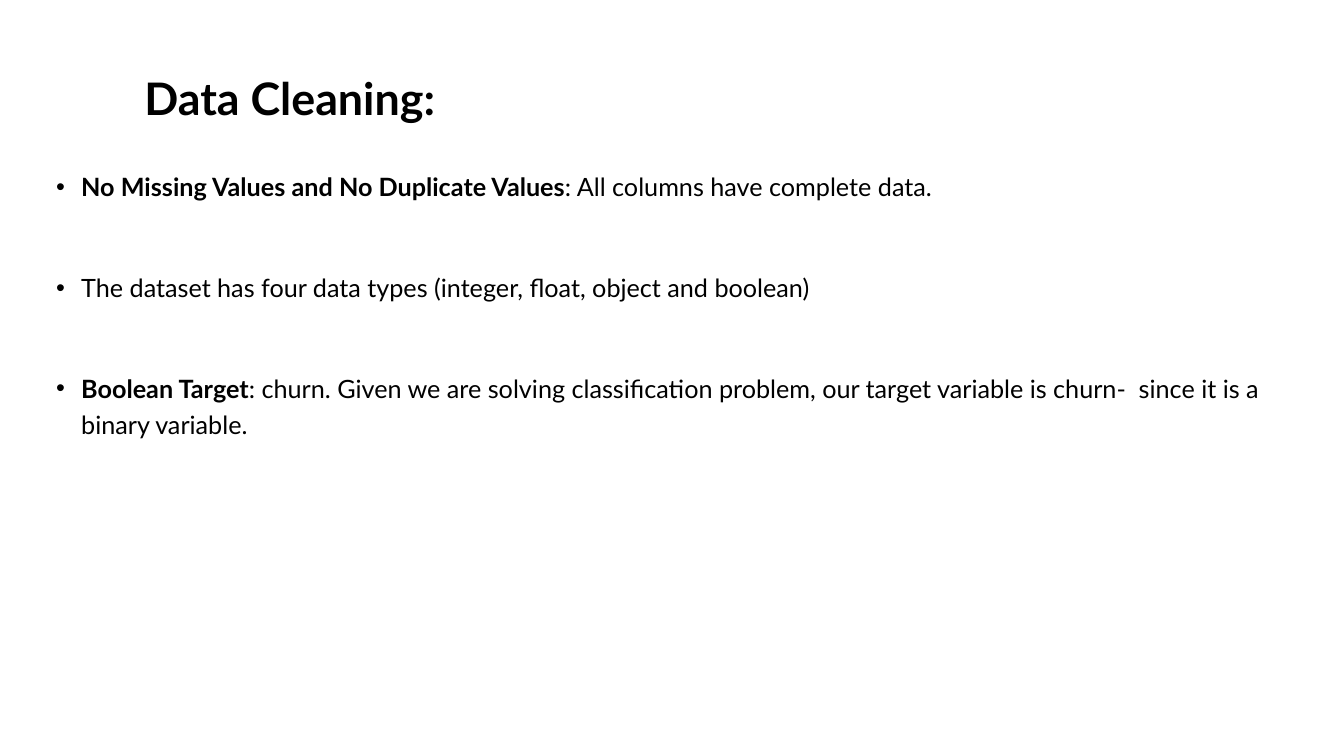
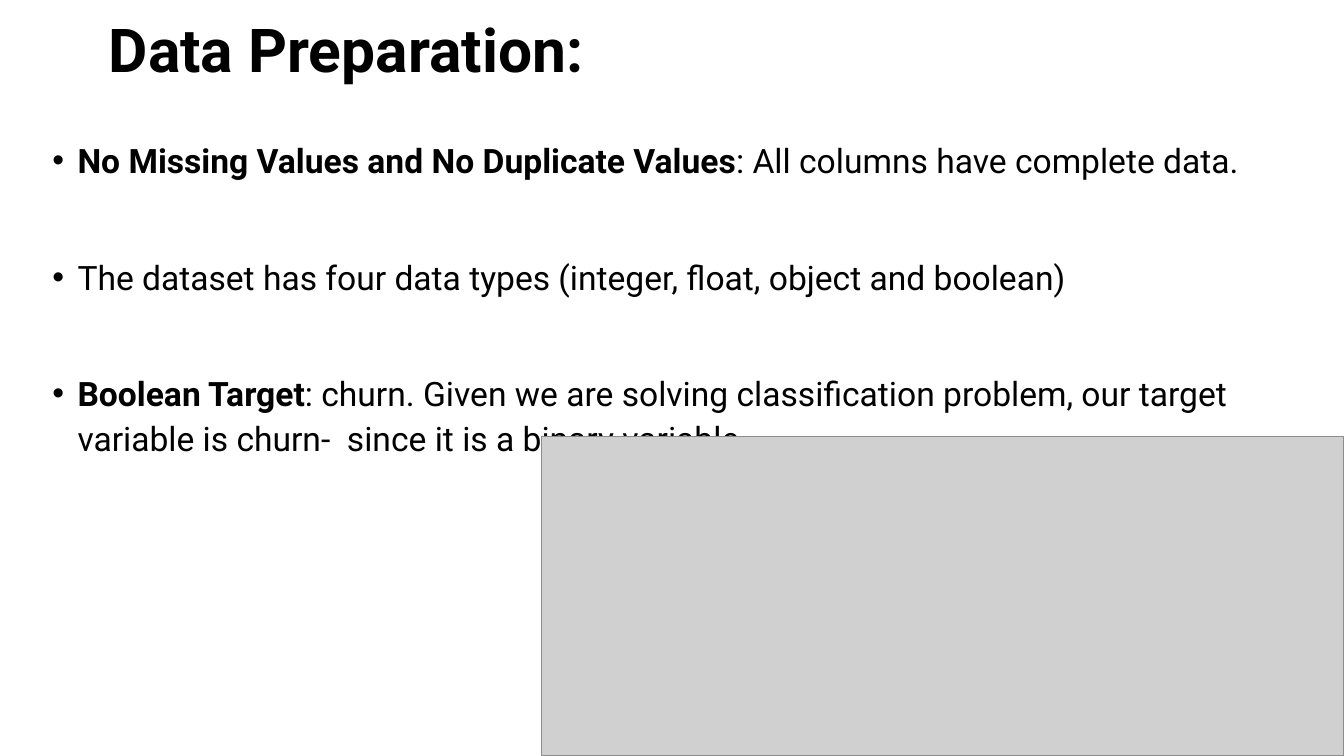
Before and after one commit to DanielKithinji/Phase-3-Data-Science-Project, a slide deck: slide 6 of Customer Churn rate Prediction Model for SyriaTel Company.pptx (slide 5 before the commit). Drawn at 1344x756 pixels with LibreOffice and Linux fonts; fonts in the diff are those of the drawing; grey boxes stand for pictures. Boxes give left, top, right and bottom in pixels: in the first picture for what was removed or moved away, otherwise in the second. Text is boxed around its words. In the diff, an @@ line names an element or a change of style, - is before the commit and + after.

```diff
--- a/Customer Churn rate Prediction Model for SyriaTel Company.pptx
+++ b/Customer Churn rate Prediction Model for SyriaTel Company.pptx
@@ title "Data Preparation:" at [109, 27, 583, 85]: vertical alignment bottom to middle @@
@@ title at [109, 27, 583, 85]: text changed; size 32 to 43.2 pt; font Lato to Roboto @@
-Data Cleaning:
+Data Preparation:
@@ text "No Missing Values and No ...": place and size @@
-text "No Missing Values and No ..." at [81, 177, 1259, 438]
+text "No Missing Values and No ..." at [78, 147, 1238, 459]
@@ text "No Missing Values and No ..." at [78, 147, 1238, 459]: size 18 to 24 pt, font Lato to Roboto; line spacing 1.2 to 1.1 @@
@@ picture added at [542, 437, 1344, 756] @@
```
Also in this commit, not shown: 6 other slides changed, 7 slides added, 3 other files.
